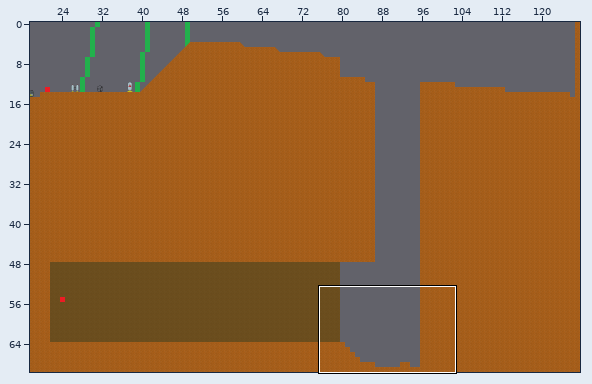
Two states of a Tiled map (JSON), static/maps/world.json. Above: a wide view before the commit, with the close-up outlined.
Close-up. First the earlier version:
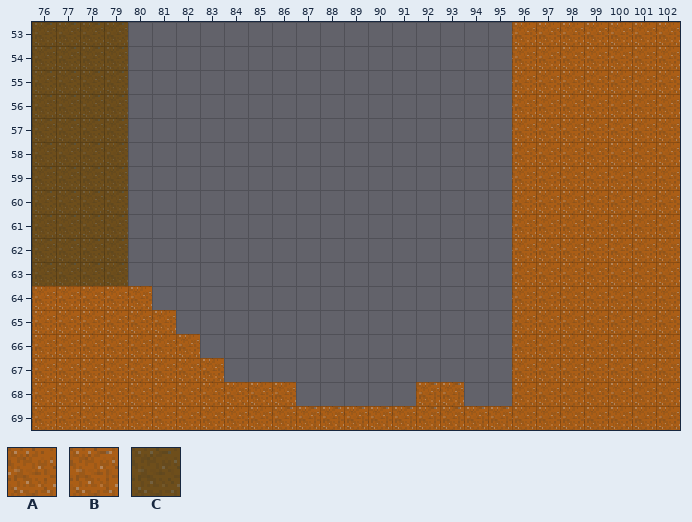
Cells are 16x16 px. Shown: x 76..102, y 53..69. The commit also changed other parts of the map, which this record leaves out.
Key: from "tiles": A 3, B 6, C 9.
_ is an empty cell, # one hidden under a higher layer.
Objects are placed by their top-left corner, in cells (3,4 is the top-left corner of cell 3,4); size is 1x1 cell unless given.
Layers that did not change in this view are not listed.
Layer "background" before, first column x 76:
53 CCCC_______________________
54 CCCC_______________________
55 CCCC_______________________
56 CCCC_______________________
57 CCCC_______________________
58 CCCC_______________________
59 CCCC_______________________
60 CCCC_______________________
61 CCCC_______________________
62 CCCC_______________________
63 CCCC_______________________
64 ####_______________________
65 ####_______________________
66 ####_______________________
67 ####_______________________
68 ####_______________________
69 ####_______________________
Layer "physical" before, first column x 76:
53 ____________________AAAAAAA
54 ____________________AAAAAAA
55 ____________________AAAAAAA
56 ____________________AAAAAAA
57 ____________________AAAAAAA
58 ____________________AAAAAAA
59 ____________________AAAAAAA
60 ____________________AAAAAAA
61 ____________________AAAAAAA
62 ____________________AAAAAAA
63 ____________________AAAAAAA
64 AAAAA_______________AAAAAAA
65 AAAAAA______________AAAAAAA
66 AAAAAAA_____________AAAAAAA
67 AAAAAAAA____________AAAAAAA
68 AAAAAAAAAAA_____BB__AAAAAAA
69 AAAAAAAAAABBBBBBBBBBAAAAAAA
Now the later version:
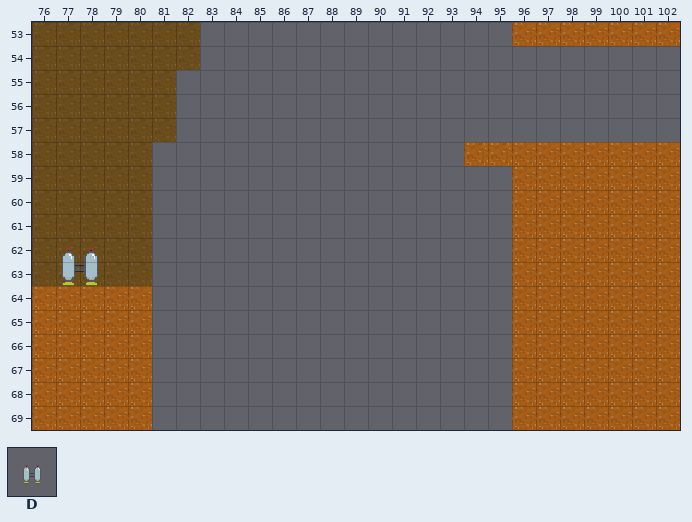
Further tiles: from "big_tiles": D 0.
What changed:
Layer "background":
Tile C is added in rows 53 to 54 at x 80 to 82; in rows 55 to 57 at x 80 to 81; in rows 58 to 63 at x 80.
Layer "items":
Object D "jetpack" at 76,61 size 4x4 comes in from outside this view.
Layer "physical":
Tile B is added in row 58 at x 94 to 95.
The author cleared tile A in rows 54 to 57 at x 96 to 102; in row 65 at x 81; in row 66 at x 81 to 82; in row 67 at x 81 to 83; in row 68 at x 81 to 86; in row 69 at x 81 to 85.
The author cleared tile B in row 68 at x 92 to 93; in row 69 at x 86 to 95.
Pixel boxes of the changes (left, top, right, bottom) in both close-ups:
changed: (62, 22, 200, 286)
changed: (464, 46, 680, 166)
removed: (152, 310, 512, 430)
